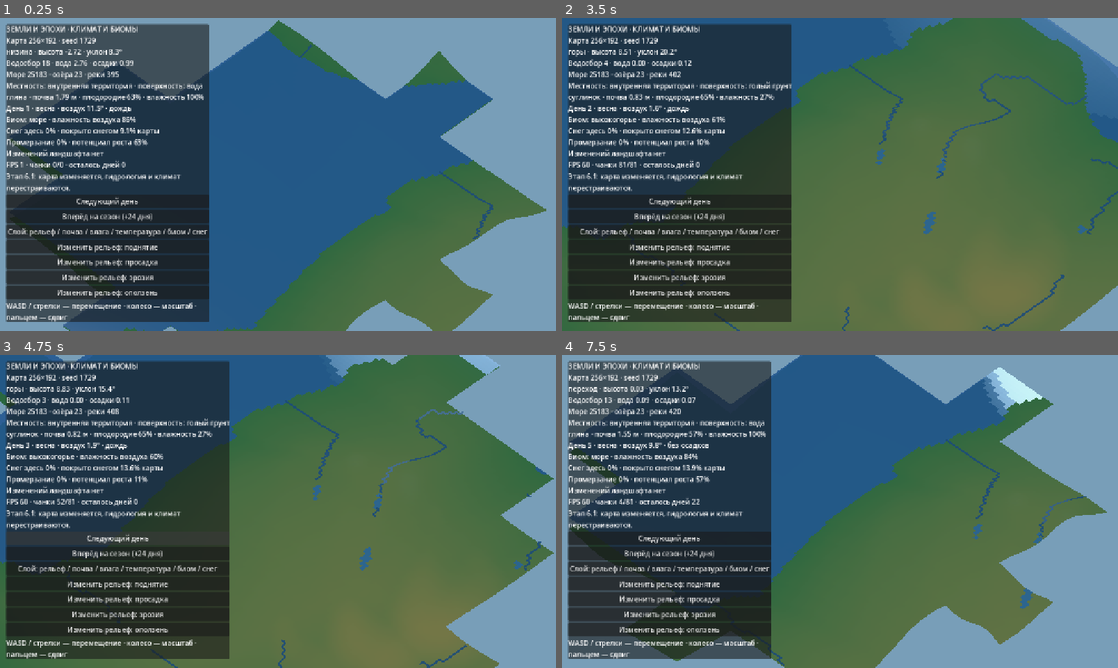
Above: before the commit, frames 1-4 (two rows, left to right).
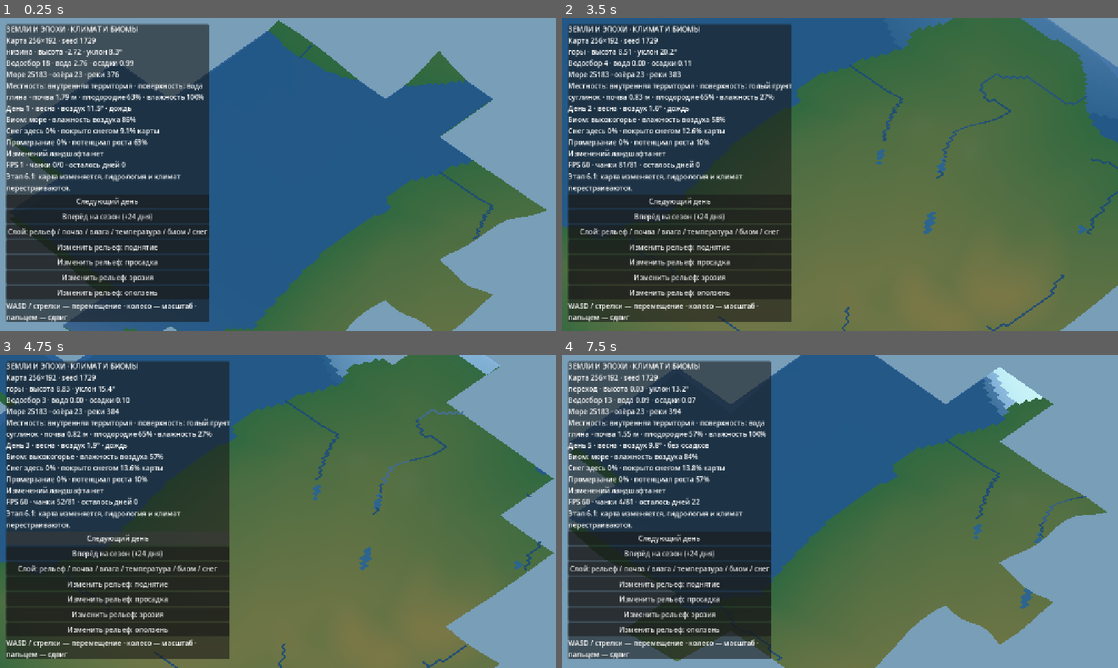
Above: after the commit, the same moments.

Repository: cyrox007/lands-and-ages
Game: Godot game, scene res://scenes/world.tscn
Same seed, same stepped clock (60 frames per second), same inputs: the game is played once before the commit and once after it.
Inputs (mouse positions are in pixels of both pictures, inside the frame that each line leads up to):
- Up to frame 1 (0.25 s): no input
- Up to frame 2 (3.5 s): move the mouse to (962, 158) at 0.52 s; hold D 0.53-1.25 s; click (962, 158) at 0.67 s; drag from (728, 190) to (812, 237) at 1.27 s; click "Следующий день" at 2 s; move the mouse to (895, 105) at 2.77 s; hold D from 2.78 s (still down)
- Up to frame 3 (4.75 s): release D at 3.5 s; drag from (250, 574) to (111, 464) at 3.52 s; click "Следующий день" at 4.25 s
- Up to frame 4 (7.5 s): move the mouse to (1006, 558) at 5.02 s; hold A 5.03-5.75 s; drag from (673, 464) to (756, 433) at 5.77 s; click "Вперёд на сезон (+24 дня)" at 6.5 s; move the mouse to (867, 511) at 7.27 s; hold S from 7.28 s (still down); click (867, 511) at 7.42 s

The runs differ from the first frame. In frame 1, less than 0.1% of the frame differs, in the area x 20-22%, y 17-19%; in frame 2, 0.1%; in frame 3, 0.1%, in the area x 19-76%, y 13-100%; in frame 4, less than 0.1%.

Commit message:
fix(climate): создать влажно-засушливый градиент от моря в южный континент

Diff:
--- a/godot/scripts/climate.gd
+++ b/godot/scripts/climate.gd
@@ -133,8 +133,12 @@
 			var broad := _smooth_noise(x / 90.0, y / 90.0, world.config.seed + 314)
 			_mean[i] = lerpf(-9.0, 27.0, latitude) \
 				- maxf(0.0, height) * 0.78 + broad * 1.8
+			# В тёплых удалённых от моря районах испаряемость выше,
+			# поэтому образуются протяжённые засушливые внутренние области.
+			var continental_dryness := 0.24 + 0.58 * smoothstep(
+				0.35, 0.90, latitude)
 			_humidity[i] = clampf(0.45 + marine * 0.40 \
-				- (1.0 - marine) * 0.24 * latitude \
+				- (1.0 - marine) * continental_dryness * latitude \
 				- relief_shadow + windward + broad * 0.055, 0.05, 0.97)
 			peak = maxf(height, peak - WIND_STEP)
 			previous = height
